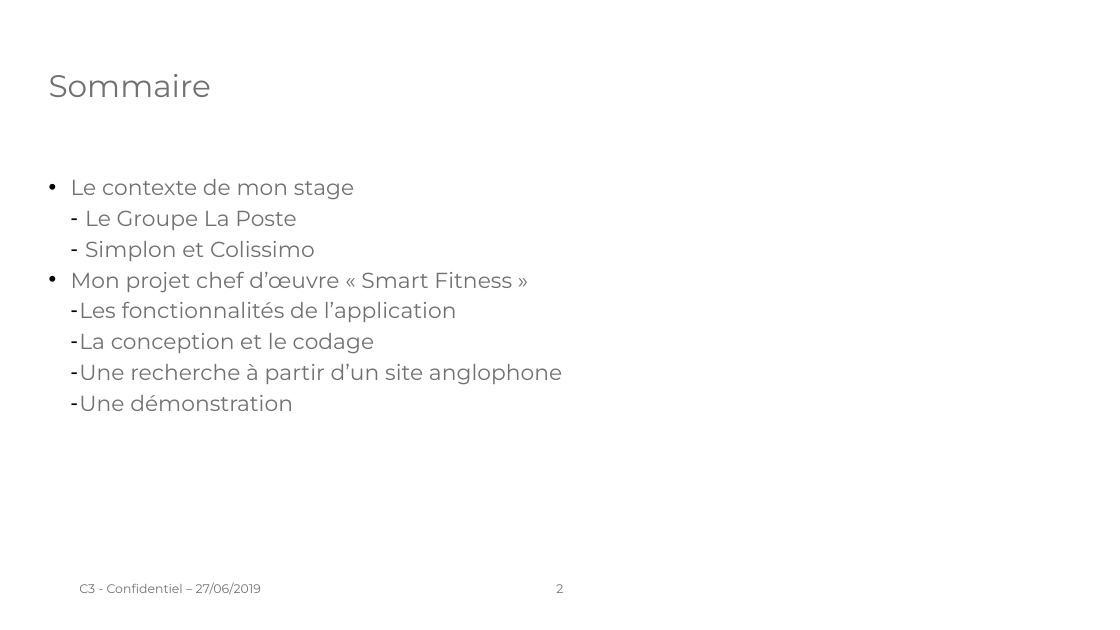
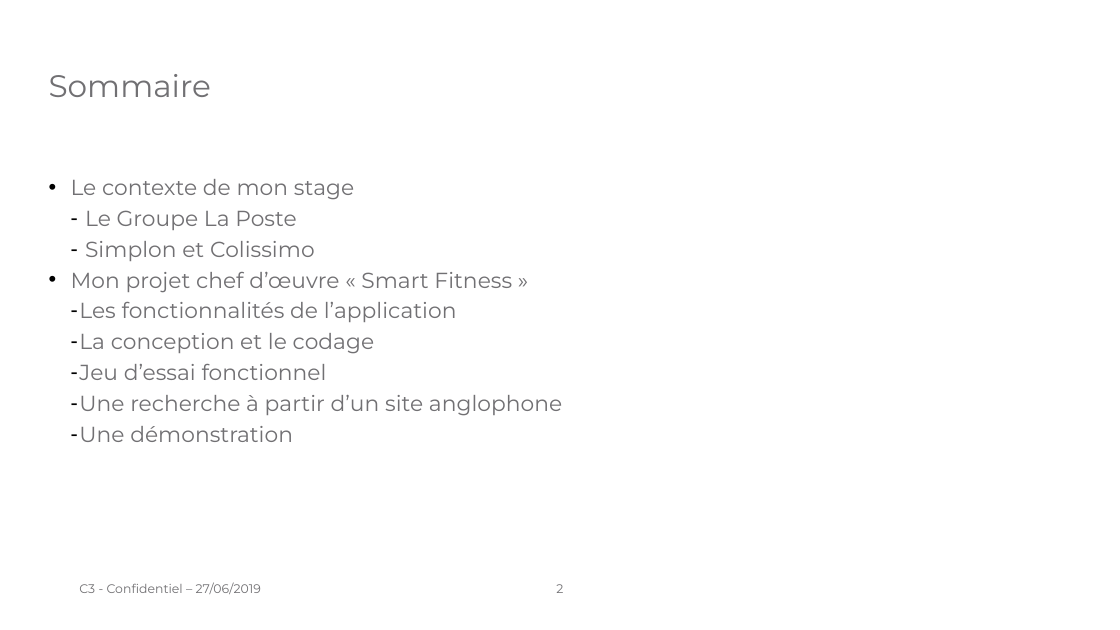
Before and after one commit to laurentpicardLP2/smartFitness, a slide deck: slide 2 of docs/oral/Présentation orale - Projet chef d'œuvre.odp. Drawn at 1120x630 pixels with LibreOffice and Linux fonts; fonts in the diff are those of the drawing; background and template pictures are left out. Boxes give left, top, right and bottom in pixels: in the first picture for what was removed or moved away, otherwise in the second. Text is boxed around its words. In the diff, an @@ line names an element or a change of style, - is before the commit and + after.

```diff
--- a/docs/oral/Présentation orale - Projet chef d'œuvre.odp
+++ b/docs/oral/Présentation orale - Projet chef d'œuvre.odp
@@ text at (79,364,327,380): paragraph added @@
+    – Jeu d’essai fonctionnel
```
Also in this commit, not shown: 5 other files.
